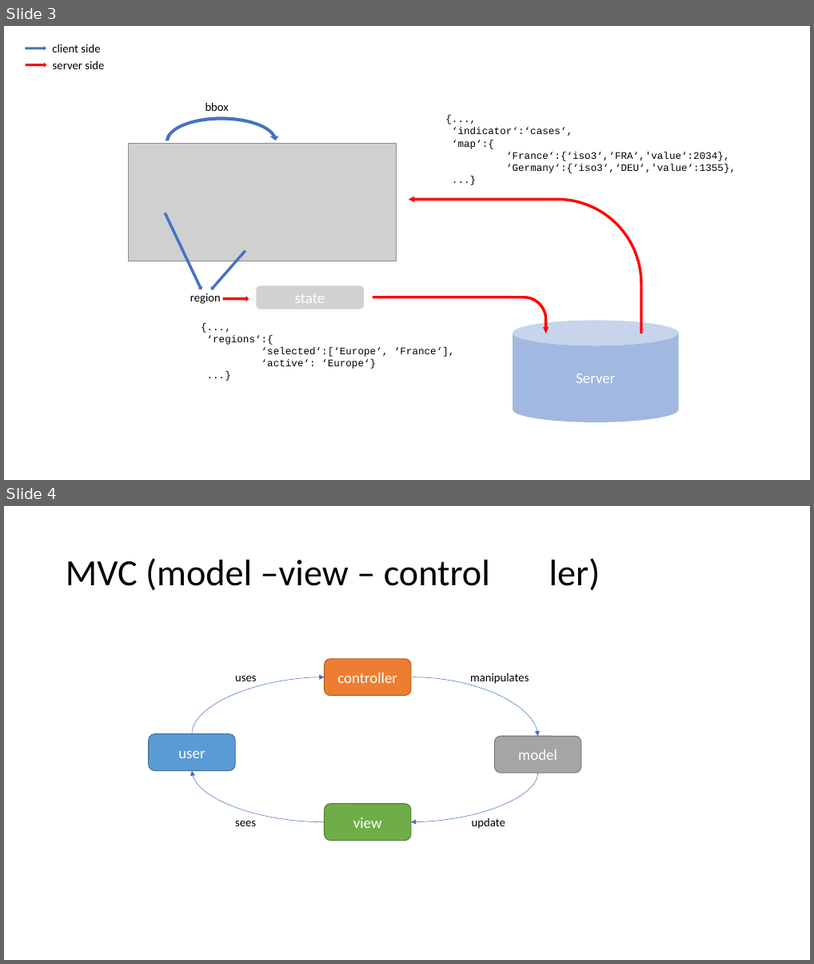
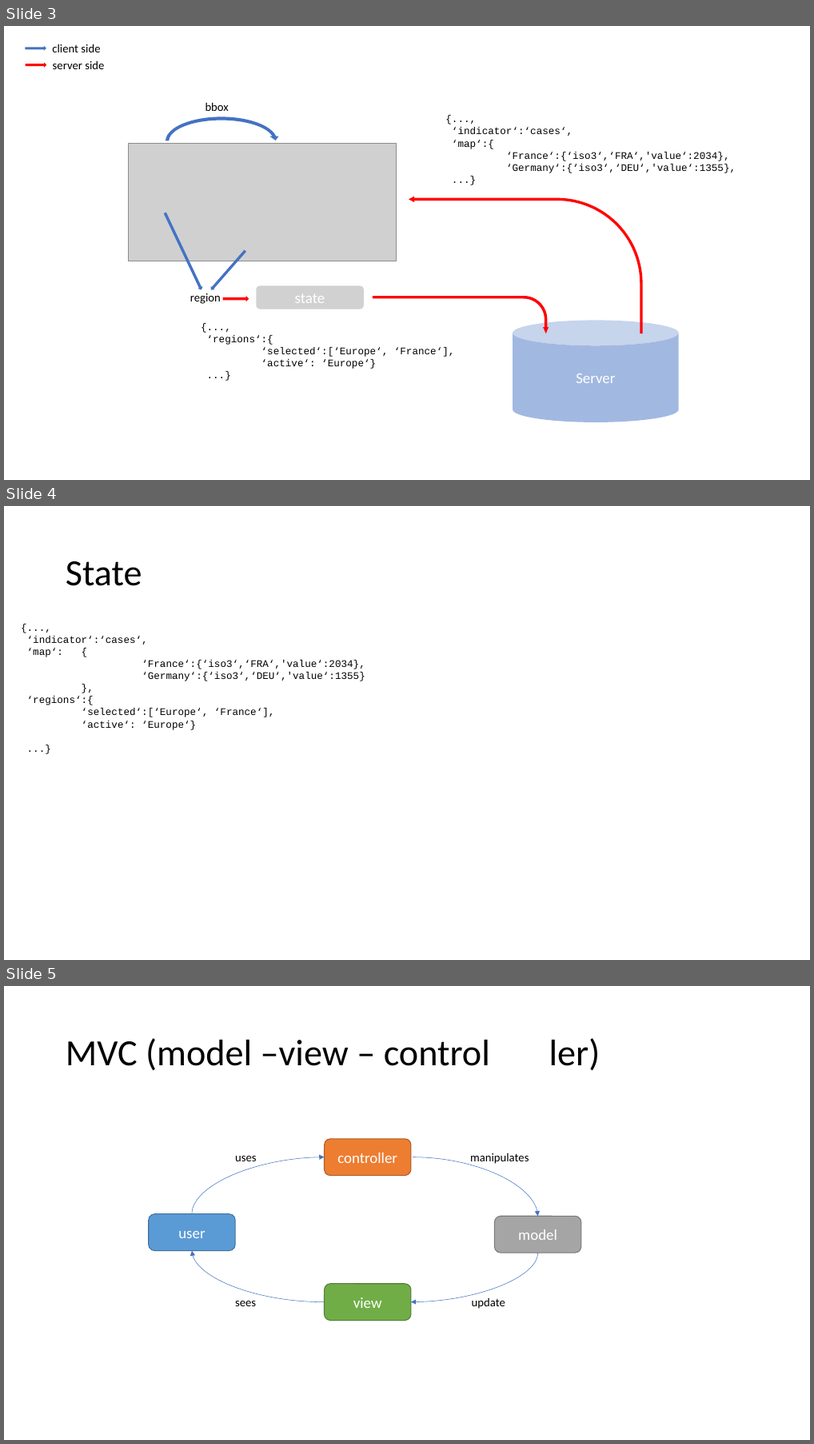
Before and after one commit to ditori1976/covid_app, a slide deck: notebooks/interactions.pptx. Shown one above the other, each under a label of ours: slides 3 and 4 before the commit, slides 3, 4 and 5 after it. The pictures are 814x964 and 814x1444 pixels, drawn with LibreOffice and Linux fonts; fonts in the diff are those of the drawing; grey boxes stand for pictures. Boxes give left, top, right and bottom in pixels: in the first picture for what was removed or moved away, otherwise in the second. Text is boxed around its words. In the diff, an @@ line names an element or a change of style, - is before the commit and + after.

```diff
--- a/notebooks/interactions.pptx
+++ b/notebooks/interactions.pptx
@@ slide 4 added at (x1=4, y1=506, x2=810, y2=960), background #FFFFFF @@
@@ title added at (x1=66, y1=561, x2=142, y2=586), 44 pt, text #000000 @@
+State
@@ text added at (x1=27, y1=636, x2=366, y2=730), 12 pt, text #000000 @@
+{...,
+‘indicator‘:‘cases‘,
+‘map‘: {
+‘France‘:{‘iso3‘,‘FRA‘,'value‘:2034},
+‘Germany‘:{‘iso3‘,‘DEU‘,'value‘:1355}
+},
+‘regions‘:{
+‘selected‘:[‘Europe‘, ‘France‘],
+‘active‘: ‘Europe‘}
+...}
@@ what was slide 4 is now slide 5 @@
```
Also in this commit, not shown: 2 slides changed, 6 other files.
